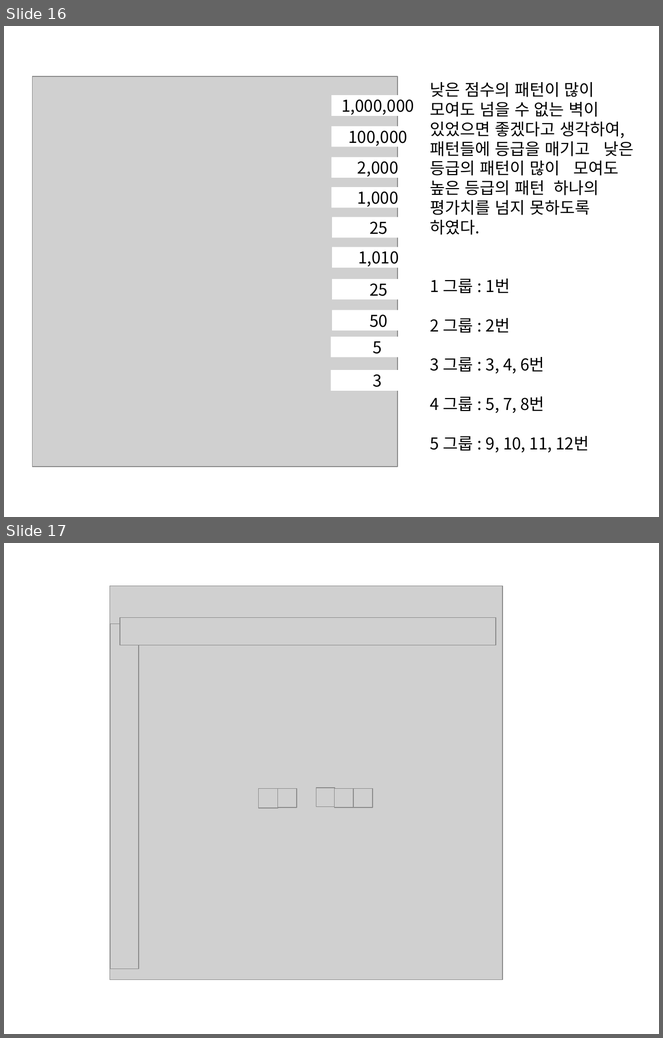
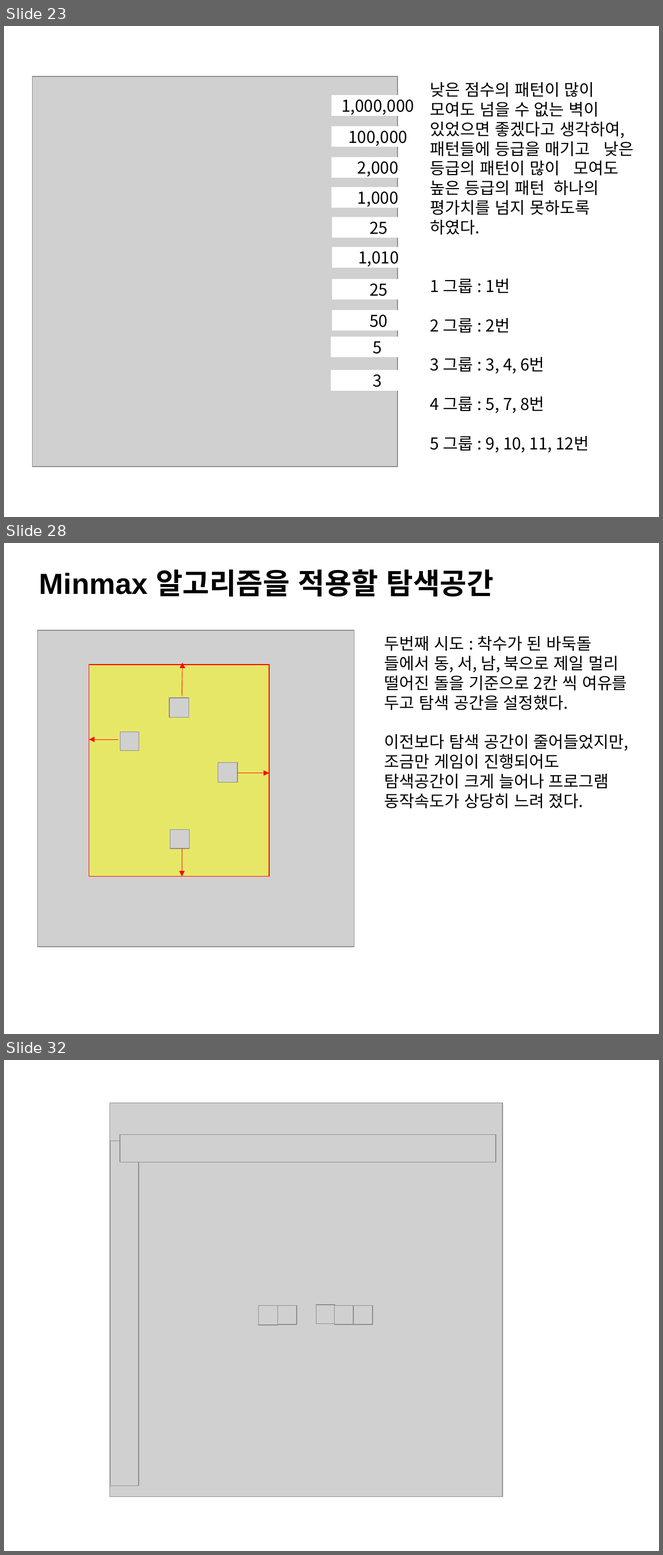
Before and after one commit to ChanJun-Park/AI_Gomoku, a slide deck: 최종보고서.pptx. Shown one above the other, each under a label of ours: slides 16 and 17 before the commit, slides 23, 28 and 32 after it; the slides between them are not shown. The pictures are 663x1038 and 663x1555 pixels, drawn with LibreOffice and Linux fonts; fonts in the diff are those of the drawing; grey boxes stand for pictures. Boxes give left, top, right and bottom in pixels: in the first picture for what was removed or moved away, otherwise in the second. Text is boxed around its words. In the diff, an @@ line names an element or a change of style, - is before the commit and + after.

```diff
--- a/최종보고서.pptx
+++ b/최종보고서.pptx
@@ slide 28 added at (4,543,659,1034), background #FFFFFF @@
@@ text added at (39,569,494,597), 32 pt, text #000000, bold @@
+Minmax 알고리즘을 적용할 탐색공간
@@ picture added at (37,630,354,947) @@
@@ text added at (385,636,629,809), 18 pt, text #000000 @@
+두번째 시도 : 착수가 된 바둑돌 들에서 동, 서, 남, 북으로 제일 멀리 떨어진 돌을 기준으로 2칸 씩 여유를 두고 탐색 공간을 설정했다.
+이전보다 탐색 공간이 줄어들었지만, 조금만 게임이 진행되어도 탐색공간이 크게 늘어나 프로그램 동작속도가 상당히 느려 졌다.
@@ rectangle added at (89,665,269,876), fill #FFFF00 at 50% opacity, outline #FF0000 1 pt @@
@@ arrow added from (182, 696) to (182, 663), #FF0000 0.5 pt @@
@@ picture added at (169,697,189,717) @@
@@ arrow added from (118, 740) to (89, 740), #FF0000 0.5 pt @@
@@ picture added at (120,732,139,750) @@
@@ picture added at (218,763,238,783) @@
@@ arrow added from (238, 773) to (269, 773), #FF0000 0.5 pt @@
@@ picture added at (170,830,190,849) @@
@@ arrow added from (182, 849) to (182, 876), #FF0000 0.5 pt @@
@@ what was slide 16 is now slide 23 @@
@@ what was slide 17 is now slide 32 @@
```
Also in this commit, not shown: 6 slides changed, 14 other slides added, 2 other files.
